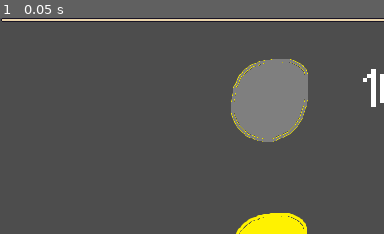
Above: before the commit, frame 1.
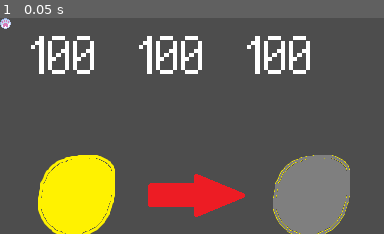
Above: after the commit, the same moment.

Repository: Mikihero/cozy-cat-resort
Game: Godot game, scene res://Scenes/gacha coin conversion.tscn
The game is run twice, just before and just after one commit, with the same random seed, the same clock (stepped at 60 frames per second) and the same inputs. This scene is started directly instead of the project's main scene.
Inputs:
- Up to frame 1 (0.05 s): no input

The runs differ from the first frame. In frame 1, 28% of the frame differs, in the area x 0-100%, y 0-100%.

Commit message:
texture imports

Diff:
--- a/Scenes/gacha coin conversion.tscn
+++ b/Scenes/gacha coin conversion.tscn
@@ -1,9 +1,6 @@
-[gd_scene load_steps=11 format=3 uid="uid://yk6m8hxqmvdp"]
+[gd_scene load_steps=8 format=3 uid="uid://yk6m8hxqmvdp"]
 
-[ext_resource type="Texture2D" uid="uid://bi4ngf0fqyv3k" path="res://Placeholders/silver coin.png" id="1_eqp3x"]
-[ext_resource type="Texture2D" uid="uid://d2pt3shydhe8b" path="res://Assets/ui/simple-background.png" id="1_y4ply"]
-[ext_resource type="Texture2D" uid="uid://c65b2itdwqnxt" path="res://Placeholders/gold coin.png" id="2_721si"]
-[ext_resource type="Texture2D" uid="uid://h66oo5mpsyq8" path="res://Placeholders/diamond coin.png" id="3_s7llh"]
+[ext_resource type="Texture2D" uid="uid://cdeu75b8dm33c" path="res://Assets/ui/coins/silver-coin.png" id="1_785vh"]
 [ext_resource type="Texture2D" uid="uid://ba2h4xc8re76n" path="res://Placeholders/gold to silver conversion.png" id="4_s7llh"]
 [ext_resource type="Texture2D" uid="uid://bie1ndfy5q2im" path="res://Placeholders/diamond to gold conversion.png" id="5_785vh"]
 [ext_resource type="FontFile" uid="uid://bshut8qxqe6ct" path="res://Fonts/Silver.ttf" id="6_5lr0d"]
@@ -25,22 +22,15 @@
 anchors_preset = 15
 anchor_right = 1.0
 anchor_bottom = 1.0
-offset_right = 772.0
-offset_bottom = 585.0
+offset_right = 388.0
+offset_bottom = 311.0
 grow_horizontal = 2
 grow_vertical = 2
 
-[node name="simpleBackground" type="NinePatchRect" parent="full layout"]
-layout_mode = 2
-texture = ExtResource("1_y4ply")
-region_rect = Rect2(0, 0, 21, 21)
-patch_margin_left = 2
-patch_margin_top = 2
-patch_margin_right = 2
-patch_margin_bottom = 2
-
 [node name="coin display container" type="HBoxContainer" parent="full layout"]
 layout_mode = 2
+size_flags_horizontal = 0
+size_flags_vertical = 0
 alignment = 1
 
 [node name="silver coins" type="HBoxContainer" parent="full layout/coin display container"]
@@ -51,7 +41,8 @@
 [node name="TextureRect" type="TextureRect" parent="full layout/coin display container/silver coins"]
 layout_mode = 2
 size_flags_horizontal = 0
-texture = ExtResource("1_eqp3x")
+size_flags_vertical = 0
+texture = ExtResource("1_785vh")
 
 [node name="RichTextLabel" type="RichTextLabel" parent="full layout/coin display container/silver coins"]
 custom_minimum_size = Vector2(100, 100)
@@ -69,7 +60,6 @@
 [node name="TextureRect" type="TextureRect" parent="full layout/coin display container/golden coins"]
 layout_mode = 2
 size_flags_horizontal = 0
-texture = ExtResource("2_721si")
 
 [node name="RichTextLabel" type="RichTextLabel" parent="full layout/coin display container/golden coins"]
 custom_minimum_size = Vector2(100, 100)
@@ -87,7 +77,6 @@
 [node name="TextureRect" type="TextureRect" parent="full layout/coin display container/diamond coins"]
 layout_mode = 2
 size_flags_horizontal = 0
-texture = ExtResource("3_s7llh")
 
 [node name="RichTextLabel" type="RichTextLabel" parent="full layout/coin display container/diamond coins"]
 custom_minimum_size = Vector2(100, 100)
--- /dev/null
+++ b/Scenes/gacha coin conversion_final.tscn
@@ -0,0 +1,9 @@
+[gd_scene format=3 uid="uid://cva77yljfplym"]
+
+[node name="Control" type="Control"]
+layout_mode = 3
+anchors_preset = 15
+anchor_right = 1.0
+anchor_bottom = 1.0
+grow_horizontal = 2
+grow_vertical = 2
Not shown, added: Assets/ui/coins/golden-coin-anim.png.import
Not shown, added: Assets/ui/coins/golden-coin.png.import
Not shown, added: Assets/ui/coins/platinum-coin-anim.png.import
Not shown, added: Assets/ui/coins/platinum-coin.png.import
Not shown, added: Assets/ui/coins/silver-coin-anim.png.import
Not shown, added: Assets/ui/coins/silver-coin.png.import
